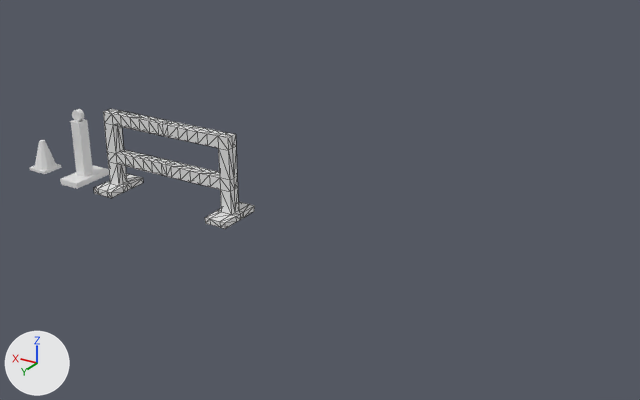
Two versions of the COLLADA model data/plant_models/road_construction_site/spatial_elements/meshes/import/barriers_001.dae, one commit apart.
One viewpoint serves both versions: a 50 mm camera at (-9.2, 10.51, 5.93) aimed at (-2.7, -0.33, 0.51). Arrows for +X, +Y and +Z are at lower left; the lights stay in place. Mesh edges are drawn as thin lines on the coarser meshes.

In view in the first picture: 'Barrier_Cone', 'Barrier_Fence', 'Barrier_Pole'.
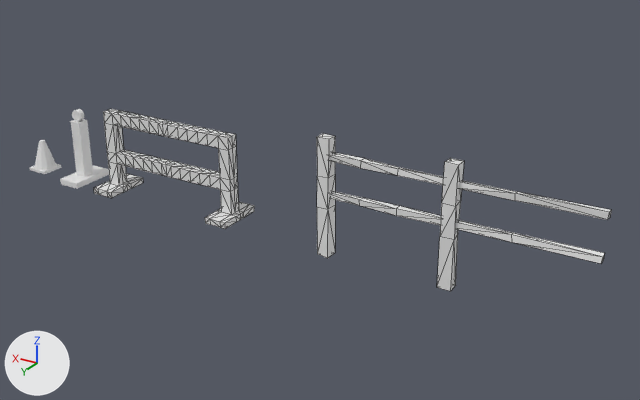
Location of each change, [x1, y1, x2, y2] in pixels of the pictures (640 x 400 px):
'Wooden_Fence', added: after [317, 133, 612, 291]

Diff of the bpy script that builds the scene:
```diff
--- a/data/plant_models/road_construction_site/spatial_elements/meshes/import/barriers_001.dae.py
+++ b/data/plant_models/road_construction_site/spatial_elements/meshes/import/barriers_001.dae.py
@@ me_wooden_fence @@
+me_wooden_fence.from_pydata(...)  # 80 vertices, 144 faces; spans x -2.11..2.11, y -0.11..0.12, z -0.2..1.71
+me_wooden_fence.materials.append(mat_lookup_material)  # white #e7e7e7
@@ ob_wooden_fence @@
+ob_wooden_fence = bpy.data.objects.new('Wooden_Fence', me_wooden_fence)
+ob_wooden_fence.location = (-5.0, 0.0, 0.0)
```
